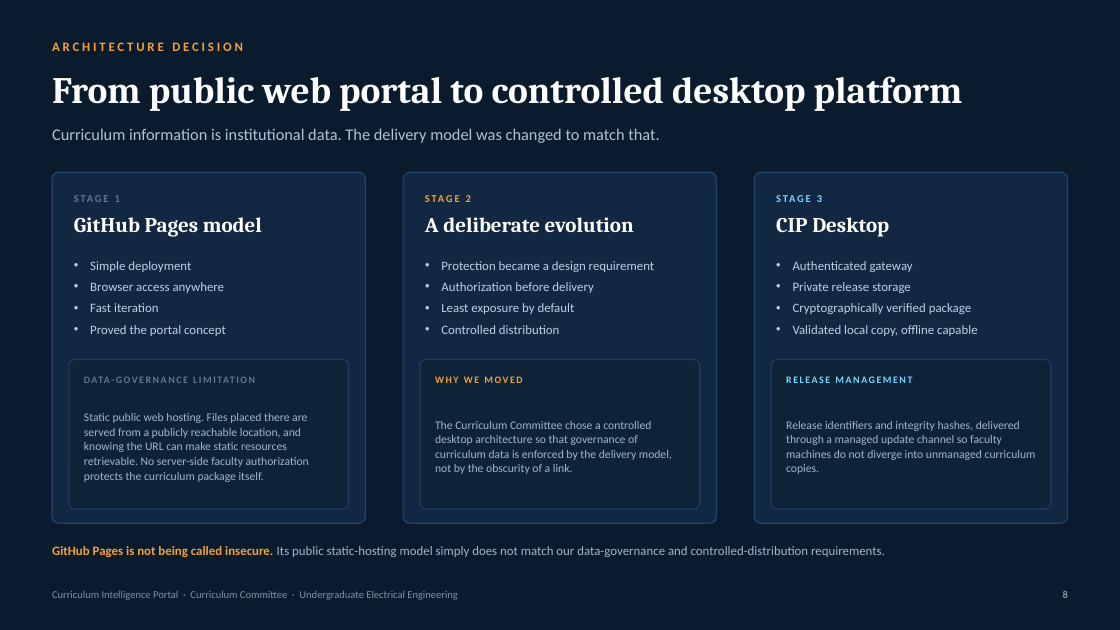
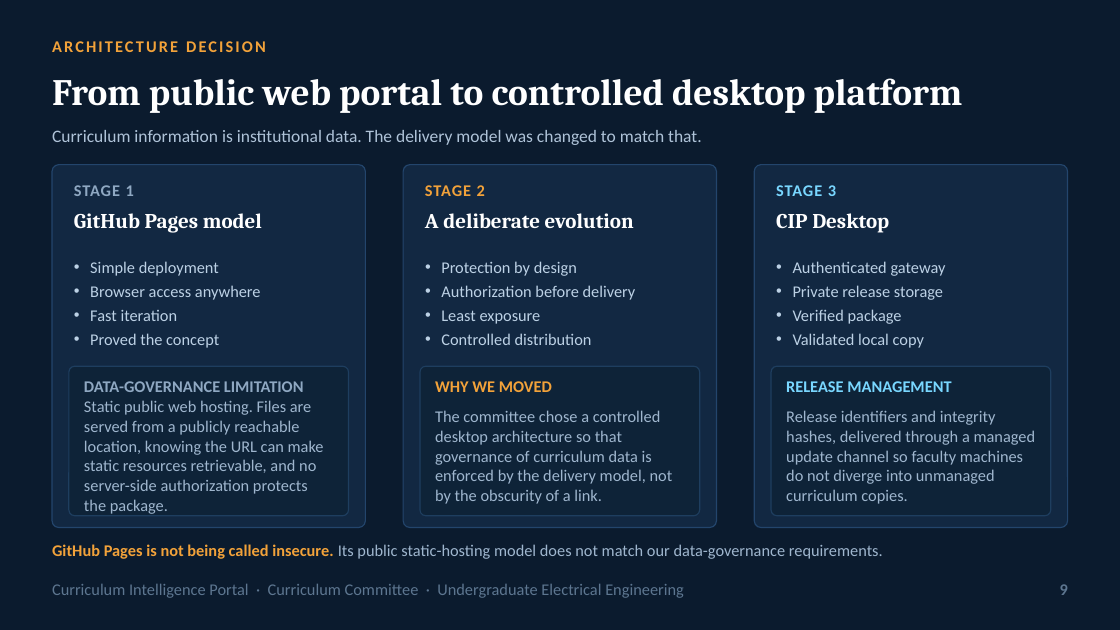
Before and after one commit to WalidDyab/CIP-CME-x86RVios, a slide deck: slide 9 of docs/presentations/department-council-cip/CIP_Department_Council_Presentation.pptx (slide 8 before the commit). Drawn at 1120x630 pixels with LibreOffice and Linux fonts; fonts in the diff are those of the drawing. Boxes give left, top, right and bottom in pixels: in the first picture for what was removed or moved away, otherwise in the second. Text is boxed around its words. In the diff, an @@ line names an element or a change of style, - is before the commit and + after.

```diff
--- a/docs/presentations/department-council-cip/CIP_Department_Council_Presentation.pptx
+++ b/docs/presentations/department-council-cip/CIP_Department_Council_Presentation.pptx
@@ text "ARCHITECTURE DECISION" at bbox=[52, 41, 266, 52]: size 11 to 14 pt, letter spacing 2.4 to 1.8 pt @@
@@ text "Curriculum information is institutional data. ..." at bbox=[52, 130, 702, 145]: size 14 to 15 pt @@
@@ rounded rectangle: place and size @@
-rounded rectangle at bbox=[52, 172, 365, 523]
+rounded rectangle at bbox=[52, 165, 365, 528]
@@ text "STAGE 1": place and size @@
-text "STAGE 1" at bbox=[115, 195, 120, 202]
+text "STAGE 1" at bbox=[74, 185, 134, 196]
@@ text "STAGE 1" at bbox=[74, 185, 134, 196]: size 9 to 14 pt, text colour #5E7894 to #8FA8C2, letter spacing 1.6 to 0.8 pt @@
@@ rounded rectangle: place and size @@
-rounded rectangle at bbox=[403, 172, 717, 523]
+rounded rectangle at bbox=[403, 165, 717, 528]
@@ text "STAGE 2": place and size @@
-text "STAGE 2" at bbox=[466, 195, 471, 202]
+text "STAGE 2" at bbox=[425, 185, 485, 196]
@@ text "STAGE 2" at bbox=[425, 185, 485, 196]: size 9 to 14 pt, letter spacing 1.6 to 0.8 pt @@
@@ rounded rectangle: place and size @@
-rounded rectangle at bbox=[755, 172, 1068, 523]
+rounded rectangle at bbox=[755, 165, 1068, 528]
@@ text "STAGE 3" at bbox=[776, 185, 836, 196]: size 9 to 14 pt, letter spacing 1.6 to 0.8 pt @@
@@ text "STAGE 3": place and size @@
-text "STAGE 3" at bbox=[817, 195, 822, 202]
+text "STAGE 3" at bbox=[776, 185, 836, 196]
@@ 3 texts: place and size @@
-3 texts at bbox=[74, 217, 889, 237]
+3 texts at bbox=[74, 213, 889, 233]
@@ text at bbox=[90, 261, 261, 321]: size 11 to 14 pt in "Simple deployment", "Browser access anywhere", "Fast iteration"; line spacing 1.08 to 1.04; less space between paragraphs @@
@@ text at bbox=[441, 261, 577, 276]: text changed; size 11 to 14 pt @@
-• Protection became a design requirement
+• Protection by design
@@ text at bbox=[793, 261, 946, 300]: size 11 to 14 pt in "Authenticated gateway", "Private release storage"; line spacing 1.08 to 1.04; less space between paragraphs @@
@@ text at bbox=[441, 285, 636, 345]: size 11 to 14 pt in "Authorization before delivery", "Controlled distribution"; line spacing 1.08 to 1.04; less space between paragraphs @@
@@ text at bbox=[441, 310, 541, 324]: text changed; size 11 to 14 pt @@
-• Least exposure by default
+• Least exposure
@@ text at bbox=[793, 309, 924, 348]: text changed; size 11 to 14 pt @@
-• Cryptographically verified package
-• Validated local copy, offline capable
+• Verified package
+• Validated local copy
@@ text at bbox=[90, 333, 219, 348]: text changed; size 11 to 14 pt @@
-• Proved the portal concept
+• Proved the concept
@@ text "DATA-GOVERNANCE LIMITATION" at bbox=[84, 381, 304, 392]: size 8.5 to 14 pt, text colour #5E7894 to #8FA8C2, letter spacing 1.3 to 0 pt @@
@@ text "WHY WE MOVED" at bbox=[435, 381, 552, 392]: size 8.5 to 14 pt, letter spacing 1.3 to 0 pt @@
@@ 3 rounded rectangles: place and size @@
-3 rounded rectangles at bbox=[69, 360, 1051, 509]
+3 rounded rectangles at bbox=[69, 366, 1051, 516]
@@ text "RELEASE MANAGEMENT" at bbox=[786, 381, 951, 392]: size 8.5 to 14 pt, letter spacing 1.3 to 0 pt @@
@@ text at bbox=[84, 400, 324, 514]: text changed; size 10 to 14 pt @@
-Static public web hosting. Files placed there are served from a publicly reachable location, and knowing the URL can make static resources retrievable. No server-side faculty authorization protects the curriculum package itself.
+Static public web hosting. Files are served from a publicly reachable location, knowing the URL can make static resources retrievable, and no server-side authorization protects the package.
@@ text at bbox=[435, 410, 673, 504]: text changed; size 10 to 14 pt @@
-The Curriculum Committee chose a controlled desktop architecture so that governance of curriculum data is enforced by the delivery model, not by the obscurity of a link.
+The committee chose a controlled desktop architecture so that governance of curriculum data is enforced by the delivery model, not by the obscurity of a link.
@@ text "Release identifiers and integrity hashes, ...": place and size @@
-text "Release identifiers and integrity hashes, ..." at bbox=[786, 421, 1036, 474]
+text "Release identifiers and integrity hashes, ..." at bbox=[786, 410, 1036, 504]
@@ text "Release identifiers and integrity hashes, ..." at bbox=[786, 410, 1036, 504]: size 10 to 14 pt; line spacing 1.04 to 1.02 @@
@@ text at bbox=[52, 544, 883, 559]: text changed; size 11 to 14 pt @@
-GitHub Pages is not being called insecure. Its public static-hosting model simply does not match our data-governance and controlled-distribution requirements.
+GitHub Pages is not being called insecure. Its public static-hosting model does not match our data-governance requirements.
@@ text "Curriculum Intelligence Portal · Curriculum ...": place and size @@
-text "Curriculum Intelligence Portal · Curriculum ..." at bbox=[52, 591, 457, 600]
+text "Curriculum Intelligence Portal · Curriculum ..." at bbox=[52, 584, 684, 598]
@@ text "Curriculum Intelligence Portal · Curriculum ..." at bbox=[52, 584, 684, 598]: size 9 to 14 pt, text colour #7D93AB to #5D7690 @@
@@ text added at bbox=[1060, 584, 1068, 595], 14 pt, text #5D7690, bold @@
+9
@@ text removed at bbox=[1063, 591, 1068, 598] @@
-8
```
Also in this commit, not shown: 10 other slides changed, 1 slide added, 3 other files.
